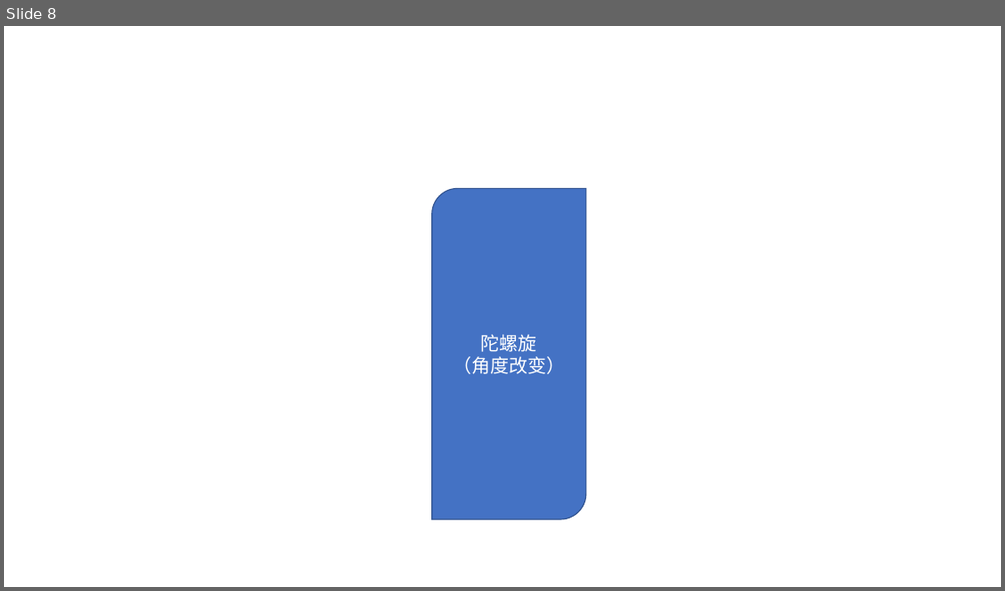
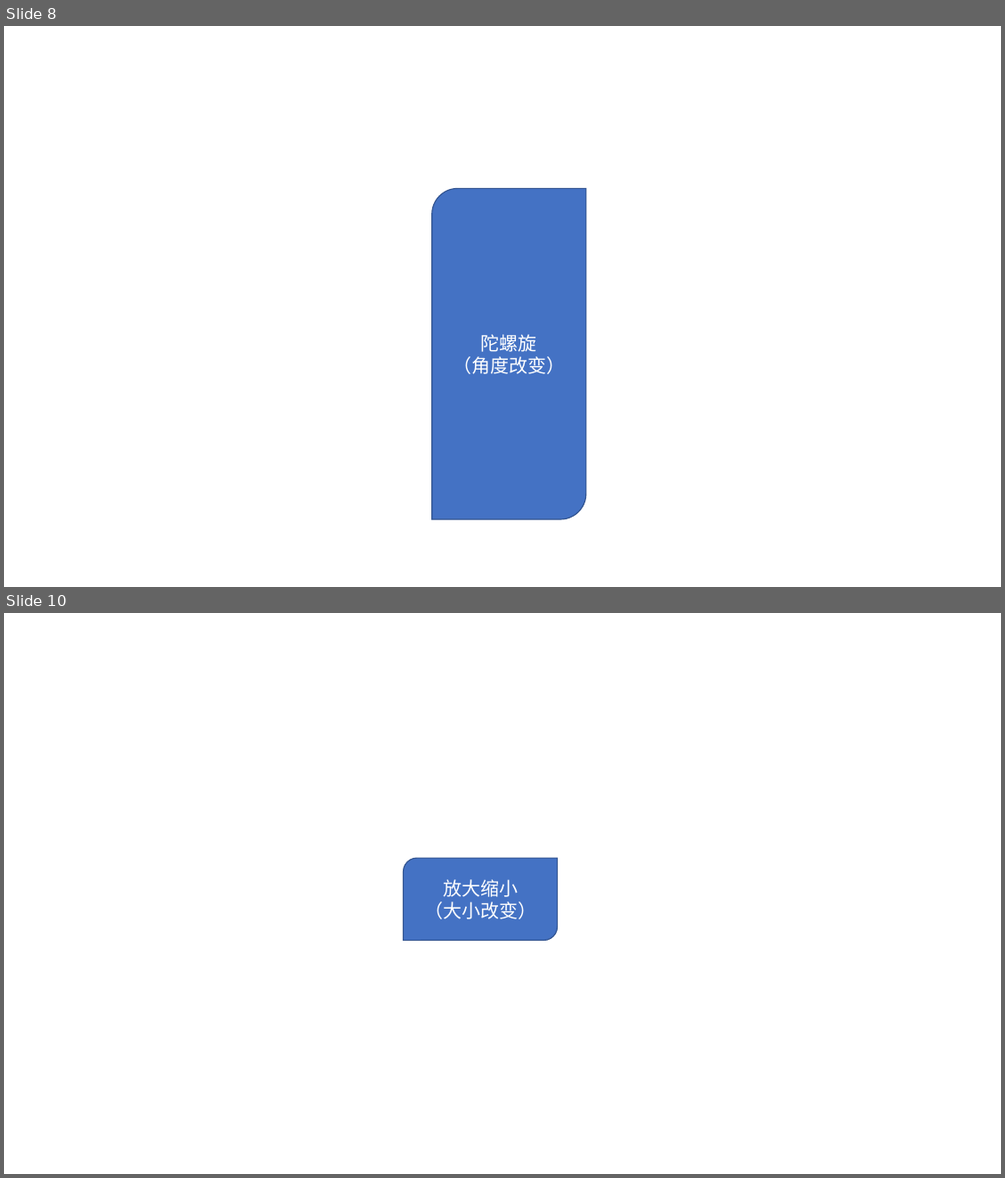
Before and after one commit to Canhui/PPT_Animation_Samples, a slide deck: PPT-Animation-Samples (Part 2).pptx. Shown one above the other, each under a label of ours: slide 8 before the commit, slides 8 and 10 after it; the slides between them are not shown. The pictures are 1005x591 and 1005x1178 pixels, drawn with LibreOffice and Linux fonts; fonts in the diff are those of the drawing. Boxes give left, top, right and bottom in pixels: in the first picture for what was removed or moved away, otherwise in the second. Text is boxed around its words. In the diff, an @@ line names an element or a change of style, - is before the commit and + after.

```diff
--- a/PPT-Animation-Samples (Part 2).pptx
+++ b/PPT-Animation-Samples (Part 2).pptx
@@ slide 10 added at (4, 613, 1001, 1174), background #FFFFFF @@
@@ round diag rect added at (404, 858, 558, 940), fill #4472C4, outline #325491 1 pt, 18 pt, text #FFFFFF @@
+放大缩小
+（大小改变）
```
Also in this commit, not shown: 1 slide changed, 4 other slides added, 1 slide removed.
